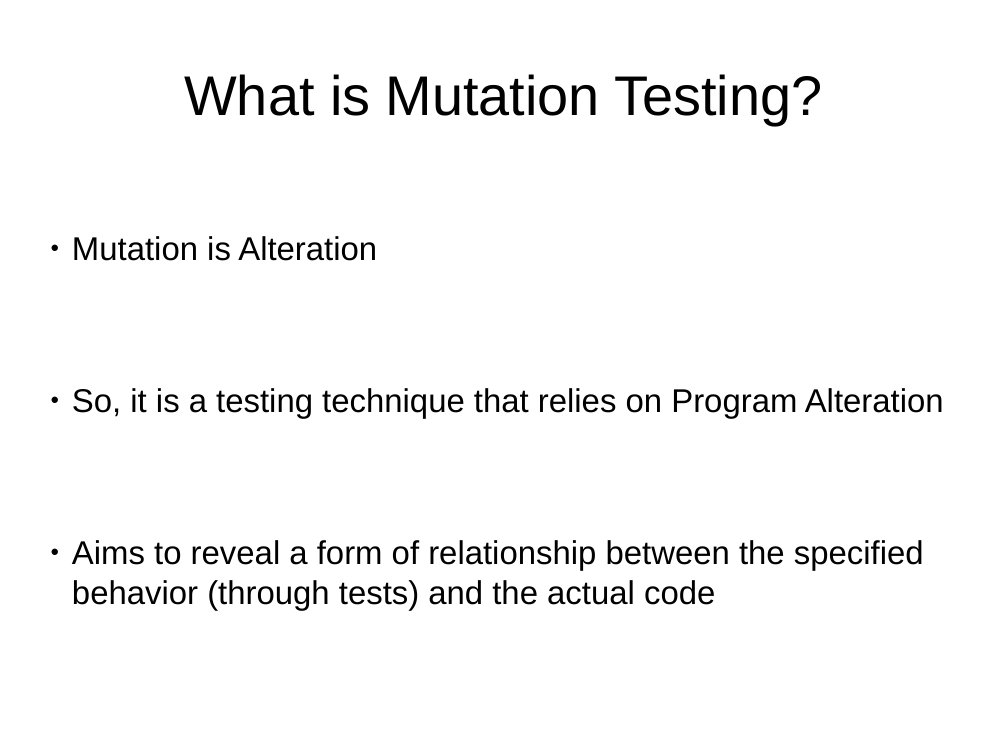
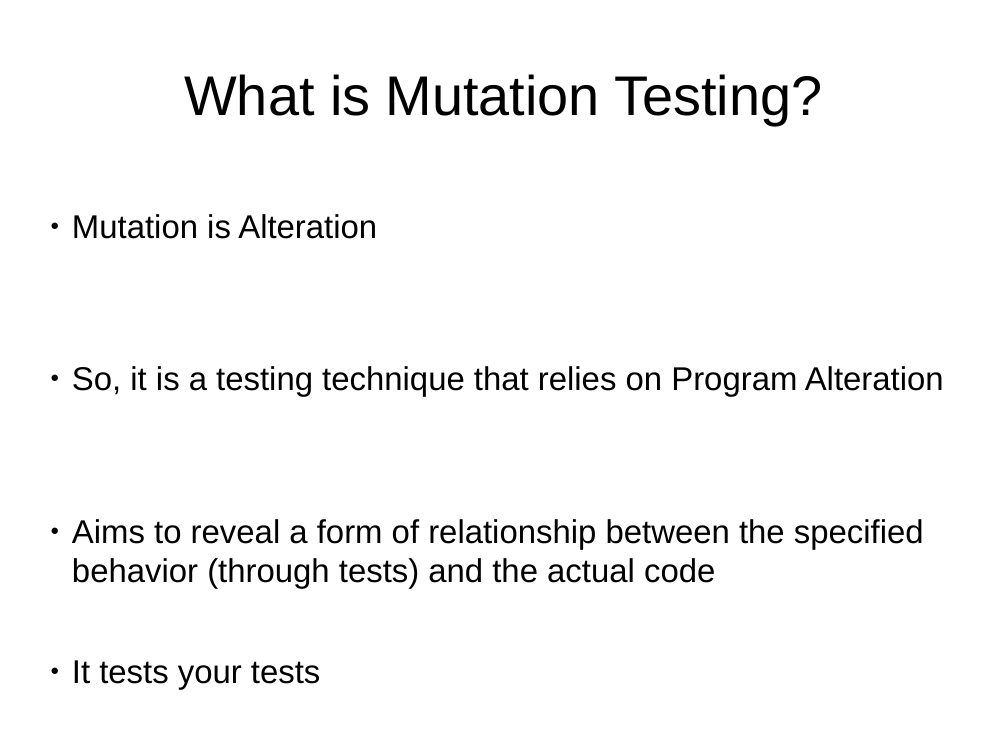
Before and after one commit to wesamhaboush/mutation-testing, a slide deck: slide 3 of pres.odp. Drawn at 1008x756 pixels with LibreOffice and Linux fonts; fonts in the diff are those of the drawing. Boxes give left, top, right and bottom in pixels: in the first picture for what was removed or moved away, otherwise in the second. Text is boxed around its words. In the diff, an @@ line names an element or a change of style, - is before the commit and + after.

```diff
--- a/pres.odp
+++ b/pres.odp
@@ text "Mutation is Alteration": place and size @@
-text "Mutation is Alteration" at <box>72,236,944,610</box>
+text "Mutation is Alteration" at <box>72,214,944,690</box>
@@ text at <box>72,660,320,690</box>: paragraph added @@
+● It tests your tests
```
Also in this commit, not shown: 4 other slides changed, 7 slides added.
